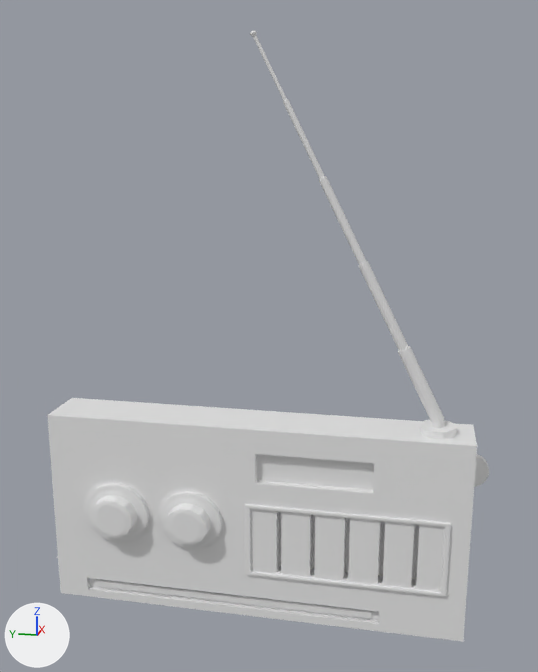
Renders of the Blender file Assets/Models/blend/radio.blend from each side of a commit.
The view is the same before and after, from a camera (50 mm lens) standing at (-0.489, -0.107, 0.257) and looking at (-0.004, -0.01, 0.136). The lights are fixed; the arrows at lower left show +X, +Y and +Z.
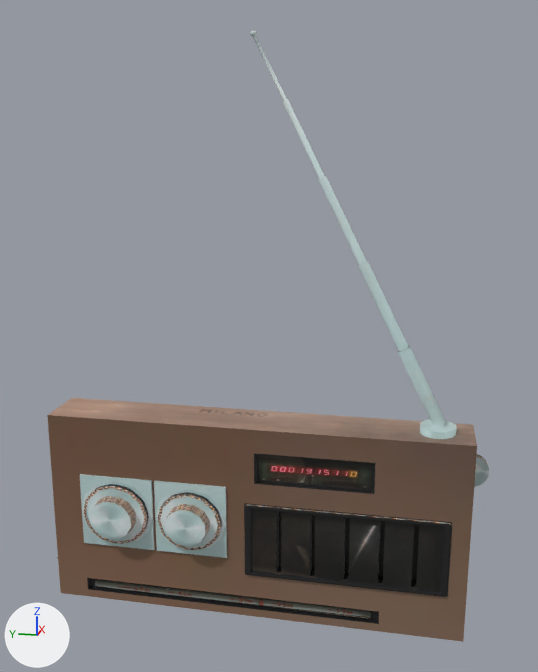
The newer file is also turned or shifted as a whole; pictures and numbers use the older file's frame.

Changed parts and their boxes (x1, y1, x2, y2) in the pictures (538 x 672 px; the box of a moved part takes in the faces that stretch with it):
part 1 of me_cube_001, moved or reshaped: before (81, 474, 227, 557); after (80, 474, 227, 558)
part 2 of me_cube_001, shading changed: (250, 30, 489, 468) in both
part 3 of me_cube_001, recoloured: (47, 265, 489, 642) in both

Edits to the bpy script that builds the scene:
```text
Add img_radio_png:
    img_radio_png = load_image('radio.png', '../../Textures/radio.png', 1020, 1020, 'sRGB')
Add mat_material_001:
    mat_material_001 = principled_material('Material.001')
    mat_material_001.texture = img_radio_png
Change me_cube_001:
    used by ob_cube; location = (0.0, 0.0, 0.0); scale = (0.16, 1.2, 0.8)
    remove me_cube_001.from_pydata(...)  # 1344 vertices, 1410 faces; spans x -0.204..0.125, y -0.134..0.134, z -0.089..0.414
    add me_cube_001.from_pydata(...)  # 1352 vertices, 1418 faces; spans x -0.215..0.125, y -0.134..0.134, z -0.089..0.414
    me_cube_001 part 1: 290 vertices removed from x -0.204..-0.125, y 0.015..0.106, z -0.029..0.033; 298 vertices added at x -0.215..-0.135, y 0.015..0.106, z -0.032..0.036
    me_cube_001 part 2: 148 kept faces spanning x -0.076..0.076, y -0.134..0.002, z 0.046..0.414 are now shaded smooth
    me_cube_001 part 3: 1072 faces spanning x -0.136..0.125, y -0.134..0.134, z -0.089..0.414 switch from no material to mat_material_001 (picture img_radio_png)
```
